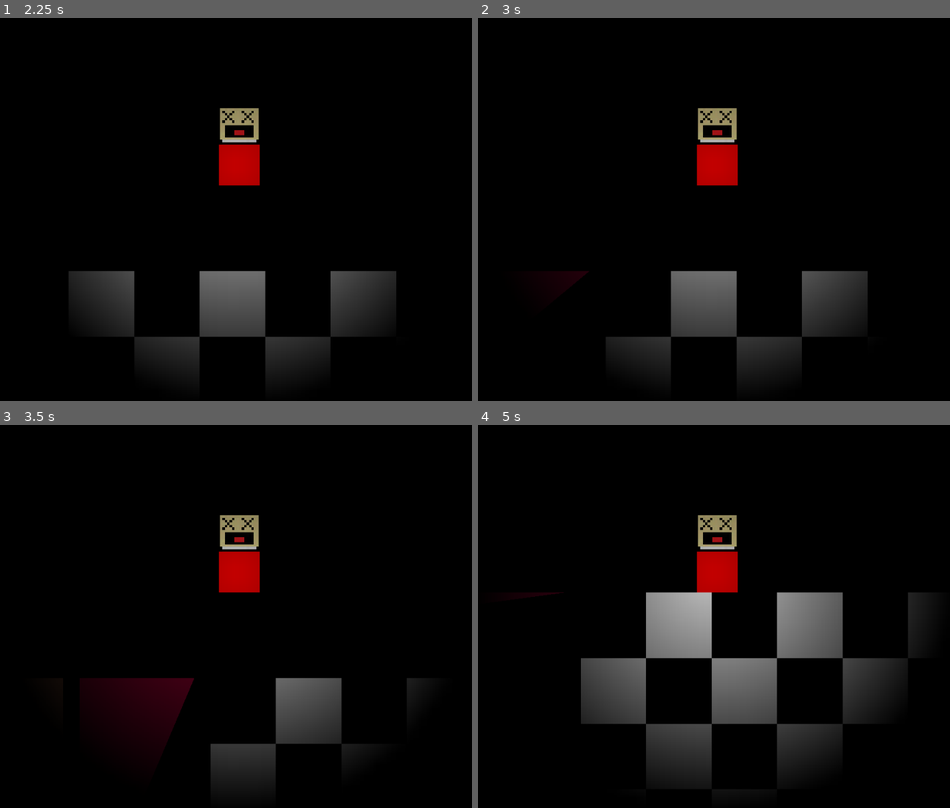
Above: before the commit, frames 1-4 (two rows, left to right).
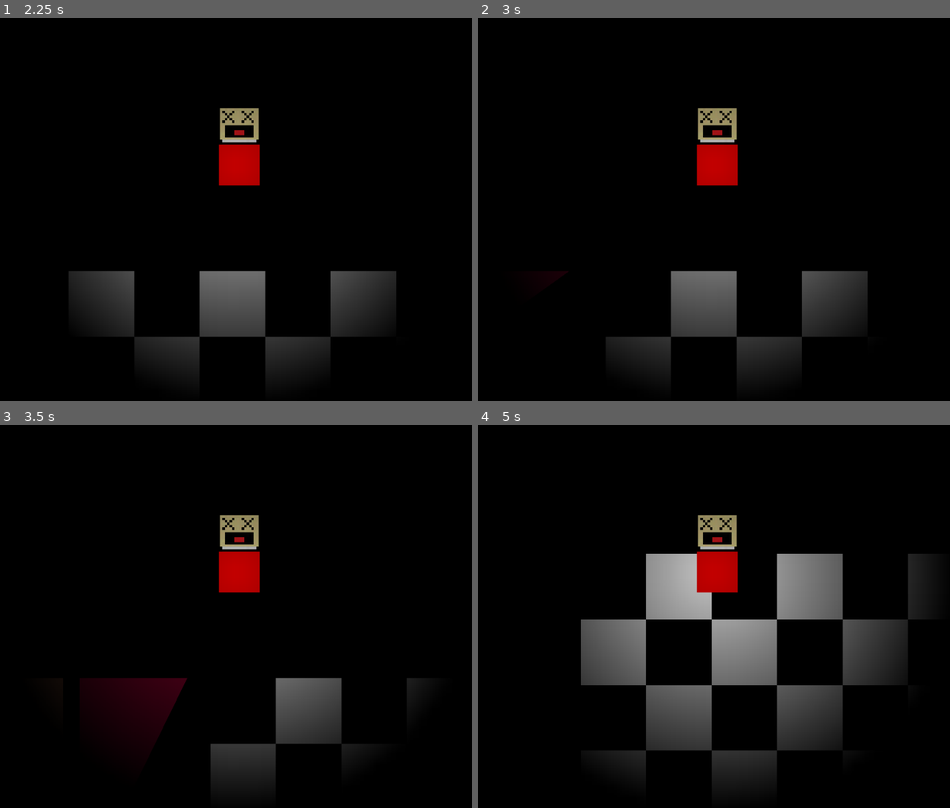
Above: after the commit, the same moments.

Repository: Vektor-Studios/Hackclub-Haven
Game: Godot game, scene res://Scenes/game.tscn
The game is run twice, just before and just after one commit, with the same random seed, the same clock (stepped at 60 frames per second) and the same inputs. The engine's default icon, where the game draws it, is replaced by a stand-in: a white triangle on a blue panel in a dark square.
Inputs:
- Up to frame 1 (2.25 s): tap Enter at 0.5 s; hold W (up) 0.53-2.03 s; hold A (left) from 2.03 s (still down)
- Up to frame 2 (3 s): keep holding A (left)
- Up to frame 3 (3.5 s): keep holding A (left)
- Up to frame 4 (5 s): release A (left) at 3.53 s; hold S (down) 3.53-4.28 s; hold D (right) from 4.28 s (still down)

Frame 1 is identical in both runs. In frame 2, 0.1% of the frame differs, in the area x 17-24%, y 66-71%; in frame 3, 0.3%; in frame 4, 19%, in the area x 9-95%, y 33-94%.

Commit message:
room 1 - Occlusion

Diff:
--- a/Scenes/hotel_map.tscn
+++ b/Scenes/hotel_map.tscn
@@ -3,10 +3,28 @@
 [ext_resource type="Texture2D" uid="uid://iu33gmlwnxls" path="res://Sprites/hotel_floor.png" id="1_dr8dx"]
 
 [sub_resource type="RectangleShape2D" id="RectangleShape2D_dr8dx"]
-size = Vector2(30.25, 2519)
+size = Vector2(29, 1422)
 
 [sub_resource type="OccluderPolygon2D" id="OccluderPolygon2D_dr8dx"]
-polygon = PackedVector2Array(504, -1482, 504, 1037, 474, 1037, 474, -1482)
+polygon = PackedVector2Array(503.625, -933.5, 503.625, 488.5, 474.625, 488.5, 474.625, -933.5, 502.625, -933.5)
+
+[sub_resource type="RectangleShape2D" id="RectangleShape2D_dvflo"]
+size = Vector2(29, 2544)
+
+[sub_resource type="OccluderPolygon2D" id="OccluderPolygon2D_rjrkd"]
+polygon = PackedVector2Array(504, 1049.5, 475, 1049.5, 474, -1494.5, 504, -1494.5)
+
+[sub_resource type="RectangleShape2D" id="RectangleShape2D_onupe"]
+size = Vector2(326.5, 30)
+
+[sub_resource type="OccluderPolygon2D" id="OccluderPolygon2D_liagi"]
+polygon = PackedVector2Array(652.375, -237.5, 652.375, -207.5, 325.375, -208.5, 325.375, -237.5)
+
+[sub_resource type="RectangleShape2D" id="RectangleShape2D_rjrkd"]
+size = Vector2(11.002362, 0.9787302)
+
+[sub_resource type="OccluderPolygon2D" id="OccluderPolygon2D_pmr8j"]
+polygon = PackedVector2Array(494.6262, -222.9894, 494.6262, -221.9769, 483.62384, -221.9769, 483.62384, -222.9894)
 
 [node name="HotelMap" type="Node2D" unique_id=1709313961]
 
@@ -14,12 +32,52 @@
 scale = Vector2(29.63, 29.63)
 texture = ExtResource("1_dr8dx")
 
-[node name="RigidBody2D" type="StaticBody2D" parent="." unique_id=1676331672]
+[node name="Suite 1" type="Node2D" parent="." unique_id=809695953]
+scale = Vector2(29.63, 29.63)
+
+[node name="RigidBody2D" type="StaticBody2D" parent="Suite 1" unique_id=1676331672]
+scale = Vector2(0.03374958, 0.03374958)
 collision_layer = 2
 
-[node name="CollisionShape2D" type="CollisionShape2D" parent="RigidBody2D" unique_id=1695678276]
-position = Vector2(489.125, -222.5)
+[node name="CollisionShape2D" type="CollisionShape2D" parent="Suite 1/RigidBody2D" unique_id=1695678276]
+position = Vector2(844.5, 326)
 shape = SubResource("RectangleShape2D_dr8dx")
 
-[node name="LightOccluder2D" type="LightOccluder2D" parent="RigidBody2D" unique_id=1412579531]
+[node name="LightOccluder2D" type="LightOccluder2D" parent="Suite 1/RigidBody2D/CollisionShape2D" unique_id=1412579531]
+position = Vector2(-489.125, 222.5)
 occluder = SubResource("OccluderPolygon2D_dr8dx")
+
+[node name="RigidBody2D2" type="StaticBody2D" parent="Suite 1" unique_id=550944730]
+scale = Vector2(0.03374958, 0.03374958)
+collision_layer = 2
+
+[node name="CollisionShape2D" type="CollisionShape2D" parent="Suite 1/RigidBody2D2" unique_id=268181881]
+position = Vector2(489.125, -236)
+shape = SubResource("RectangleShape2D_dvflo")
+
+[node name="LightOccluder2D" type="LightOccluder2D" parent="Suite 1/RigidBody2D2/CollisionShape2D" unique_id=630522774]
+position = Vector2(-489.125, 222.5)
+occluder = SubResource("OccluderPolygon2D_rjrkd")
+
+[node name="RigidBody2D3" type="StaticBody2D" parent="Suite 1" unique_id=1665198409]
+position = Vector2(-2.261222, 0)
+scale = Vector2(0.03374958, 0.03374958)
+collision_layer = 2
+
+[node name="CollisionShape2D" type="CollisionShape2D" parent="Suite 1/RigidBody2D3" unique_id=519765564]
+position = Vector2(733.75, -370)
+shape = SubResource("RectangleShape2D_onupe")
+
+[node name="LightOccluder2D" type="LightOccluder2D" parent="Suite 1/RigidBody2D3/CollisionShape2D" unique_id=910041001]
+position = Vector2(-489.125, 222.5)
+occluder = SubResource("OccluderPolygon2D_liagi")
+
+[node name="StaticBody2D" type="StaticBody2D" parent="Suite 1" unique_id=1170511474]
+
+[node name="CollisionShape2D" type="CollisionShape2D" parent="Suite 1/StaticBody2D" unique_id=706409035]
+position = Vector2(22.510973, 34.4752)
+shape = SubResource("RectangleShape2D_rjrkd")
+
+[node name="LightOccluder2D" type="LightOccluder2D" parent="Suite 1/StaticBody2D/CollisionShape2D" unique_id=1212790766]
+position = Vector2(-489.125, 222.5)
+occluder = SubResource("OccluderPolygon2D_pmr8j")
